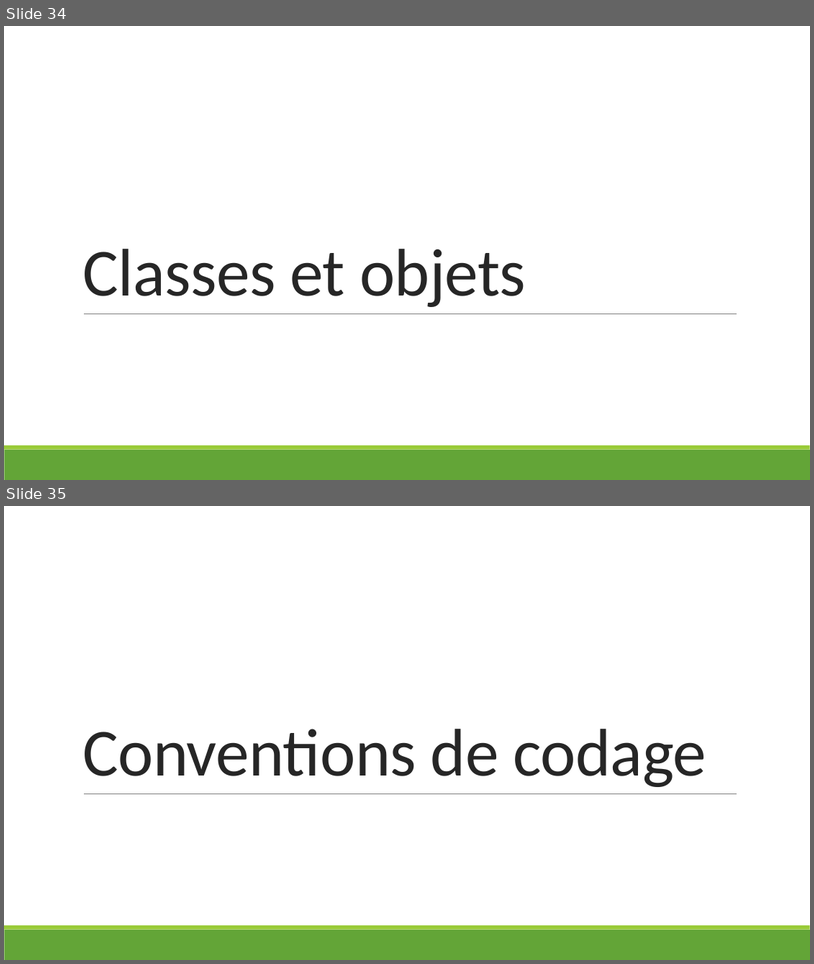
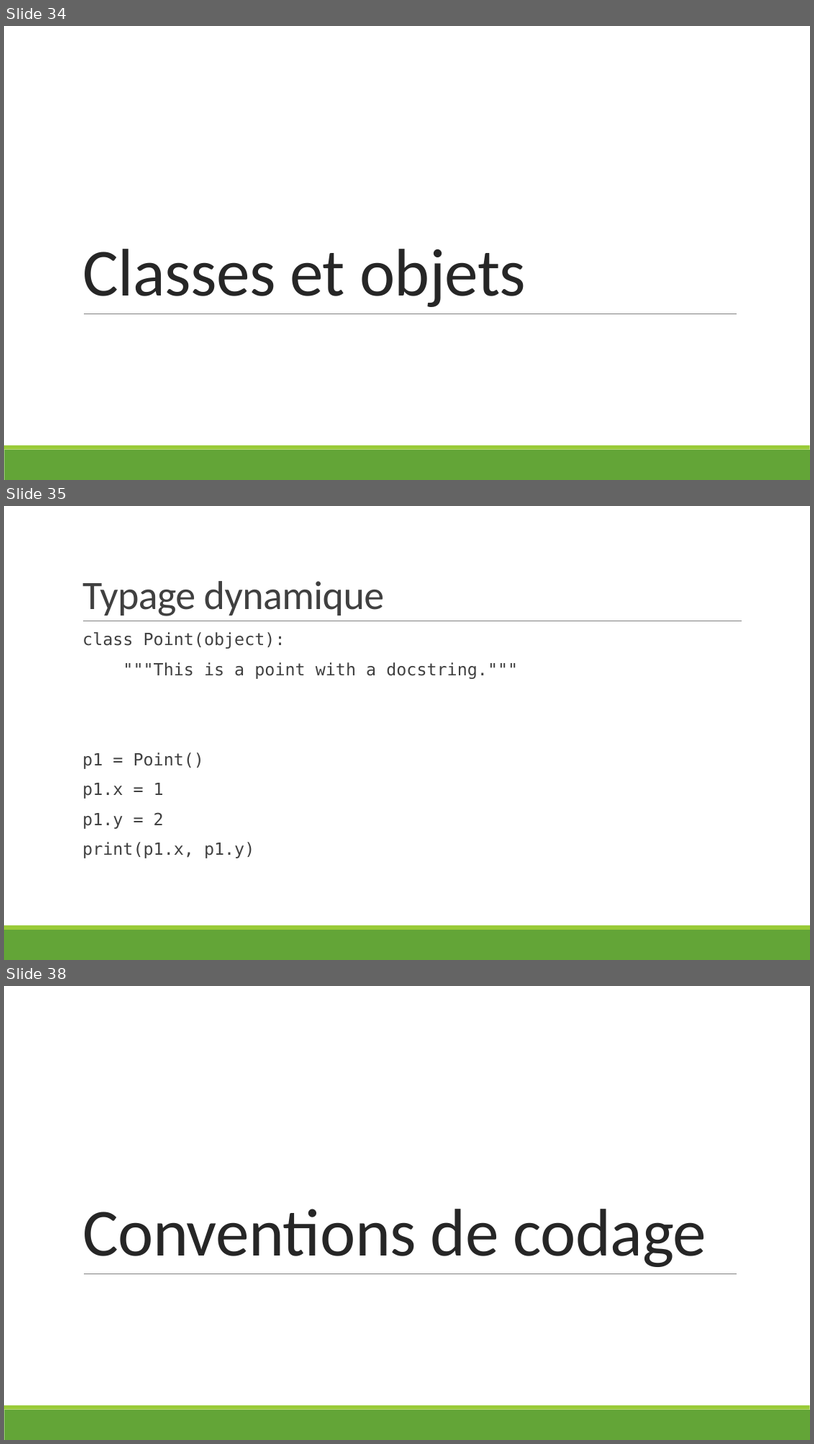
Before and after one commit to hermes-python-201910/courseware, a slide deck: slides.pptx. Shown one above the other, each under a label of ours: slides 34 and 35 before the commit, slides 34, 35 and 38 after it; the slides between them are not shown. The pictures are 814x964 and 814x1444 pixels, drawn with LibreOffice and Linux fonts; fonts in the diff are those of the drawing. Boxes give left, top, right and bottom in pixels: in the first picture for what was removed or moved away, otherwise in the second. Text is boxed around its words. In the diff, an @@ line names an element or a change of style, - is before the commit and + after.

Commit message:
Write slides classes.

```diff
--- a/slides.pptx
+++ b/slides.pptx
@@ slide 35 added at box(4, 506, 810, 960), background #FFFFFF; not listed: 2 template elements that a slide beside it also shows @@
@@ title added at box(82, 581, 384, 616), 48 pt, text #404040 @@
+Typage dynamique
@@ text added at box(82, 632, 518, 858), 20 pt, text #404040 @@
+  class Point(object):
+  """This is a point with a docstring."""
+  p1 = Point()
+  p1.x = 1
+  p1.y = 2
+  print(p1.x, p1.y)
@@ line added from (83, 621) to (743, 621), #808080 0.5 pt @@
@@ what was slide 35 is now slide 38 @@
```
Also in this commit, not shown: 3 slides changed, 4 other slides added.
